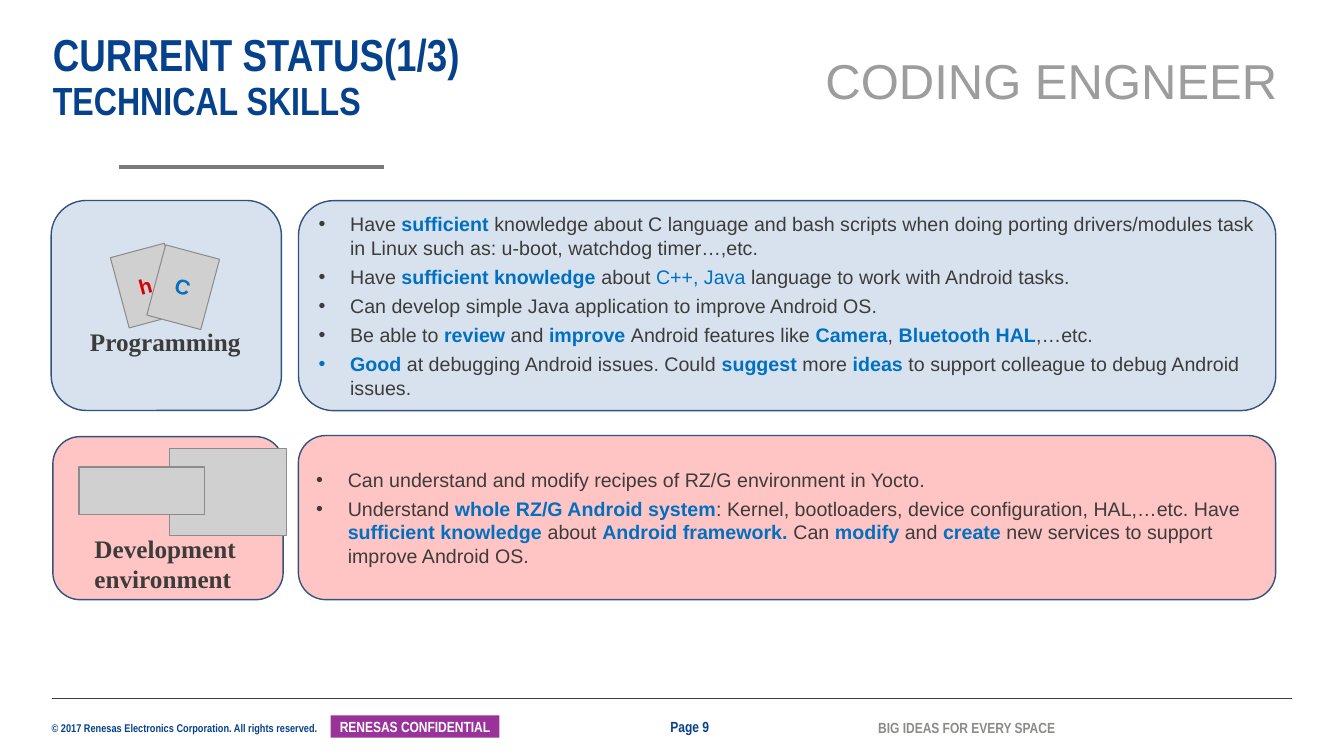
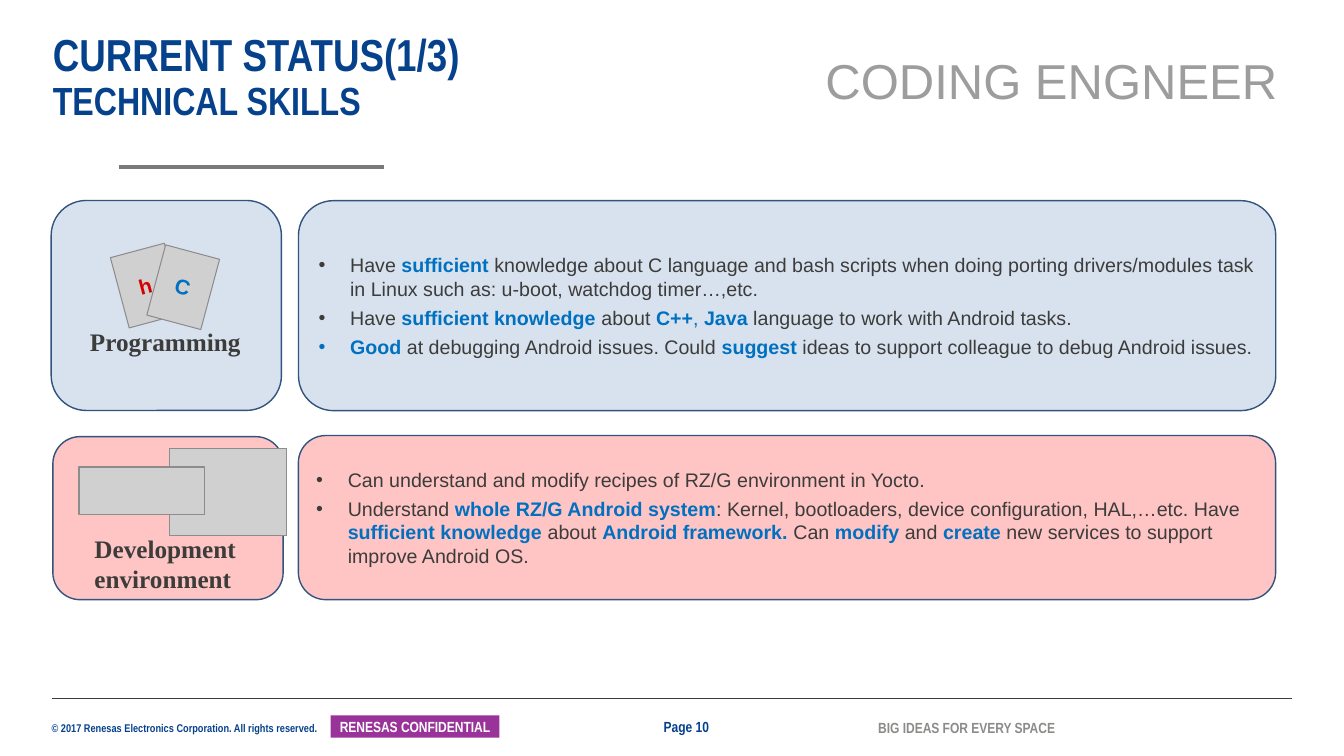
Before and after one commit to tranchikha/myapplication, a slide deck: slide 10 of LAST_TERM/2042_TranChiKha_SS32_MentorMentee_26G.pptx (slide 9 before the commit). Drawn at 1344x756 pixels with LibreOffice and Linux fonts; fonts in the diff are those of the drawing; grey boxes stand for pictures; background and template pictures are left out. Boxes give left, top, right and bottom in pixels: in the first picture for what was removed or moved away, otherwise in the second. Text is boxed around its words. In the diff, an @@ line names an element or a change of style, - is before the commit and + after.

```diff
--- a/LAST_TERM/2042_TranChiKha_SS32_MentorMentee_26G.pptx
+++ b/LAST_TERM/2042_TranChiKha_SS32_MentorMentee_26G.pptx
@@ text in rounded rectangle at (x1=350, y1=310, x2=1072, y2=329): bold on in "C++, Java" @@
@@ text in rounded rectangle at (x1=350, y1=339, x2=1252, y2=358): text changed @@
-• Can develop simple Java application to improve Android OS.
-• Be able to review and improve Android features like Camera, Bluetooth HAL,…etc.
-• Good at debugging Android issues. Could suggest more ideas to support colleague to debug Android issues.
+• Good at debugging Android issues. Could suggest ideas to support colleague to debug Android issues.
@@ page number at (x1=664, y1=721, x2=709, y2=735): text changed @@
-Page 9
+Page 10
```
Also in this commit, not shown: 11 other slides changed, 1 slide added, 1 other file.
